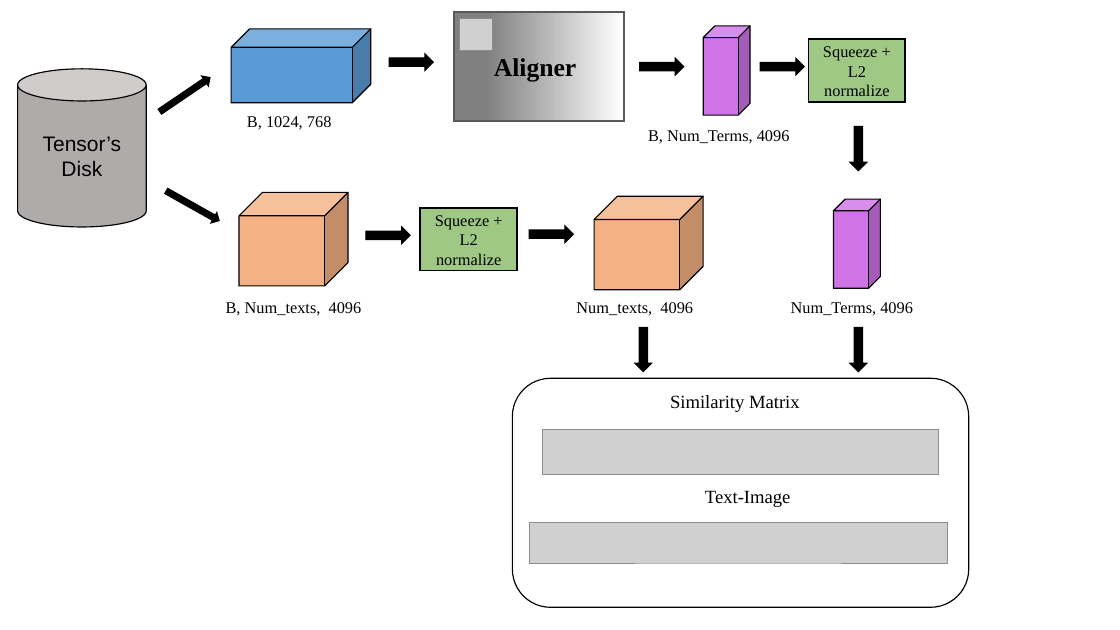
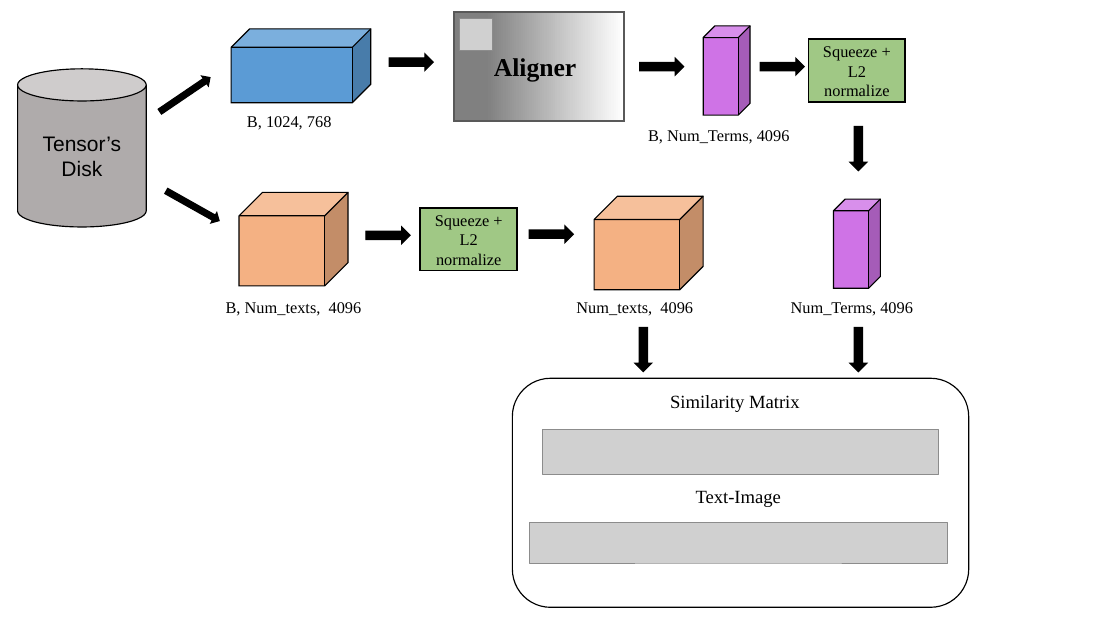
Before and after one commit to GabrielFerrante/SceneEmbed-Up, a slide deck: slide 3 of Diagram.pptx. Drawn at 1120x630 pixels with LibreOffice and Linux fonts; fonts in the diff are those of the drawing; grey boxes stand for pictures. Boxes give left, top, right and bottom in pixels: in the first picture for what was removed or moved away, otherwise in the second. Text is boxed around its words. In the diff, an @@ line names an element or a change of style, - is before the commit and + after.

```diff
--- a/Diagram.pptx
+++ b/Diagram.pptx
@@ text "Text-Image": place and size @@
-text "Text-Image" at box(705, 490, 790, 507)
+text "Text-Image" at box(696, 490, 781, 507)
```
Also in this commit, not shown: 2 other files.
